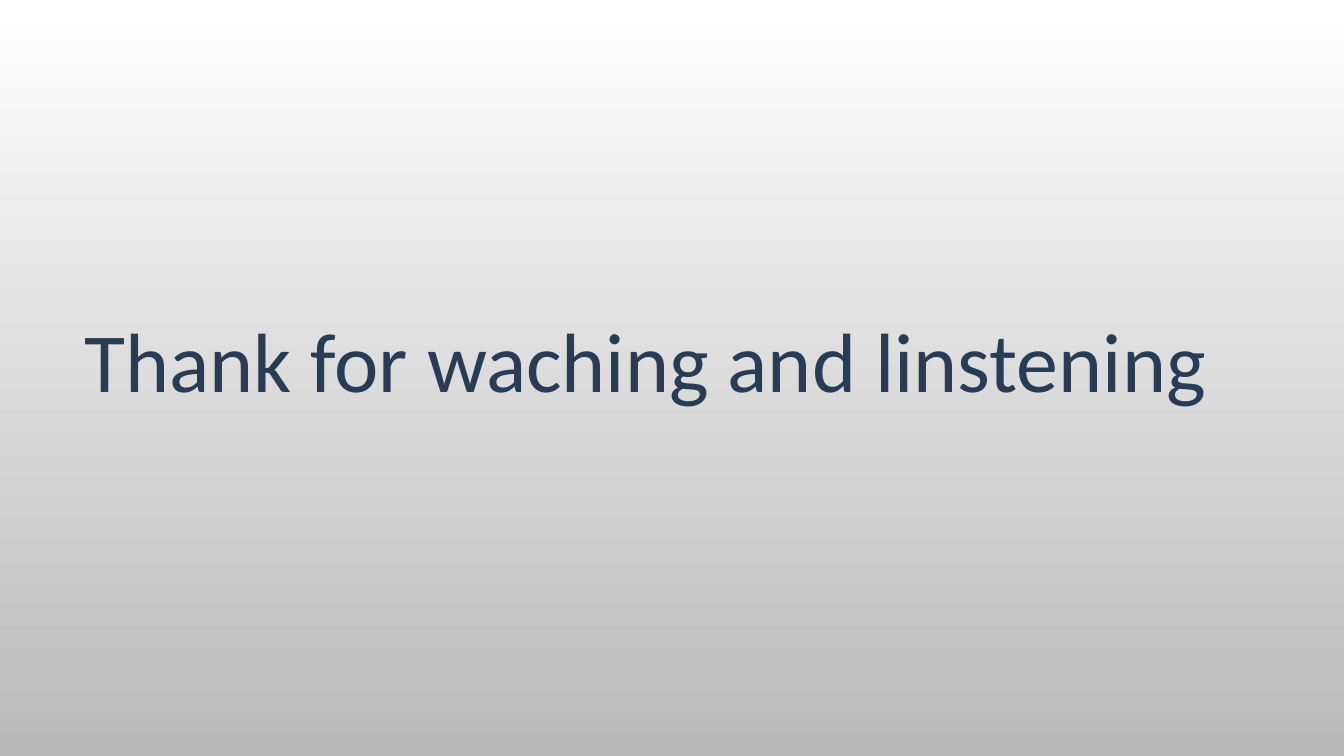
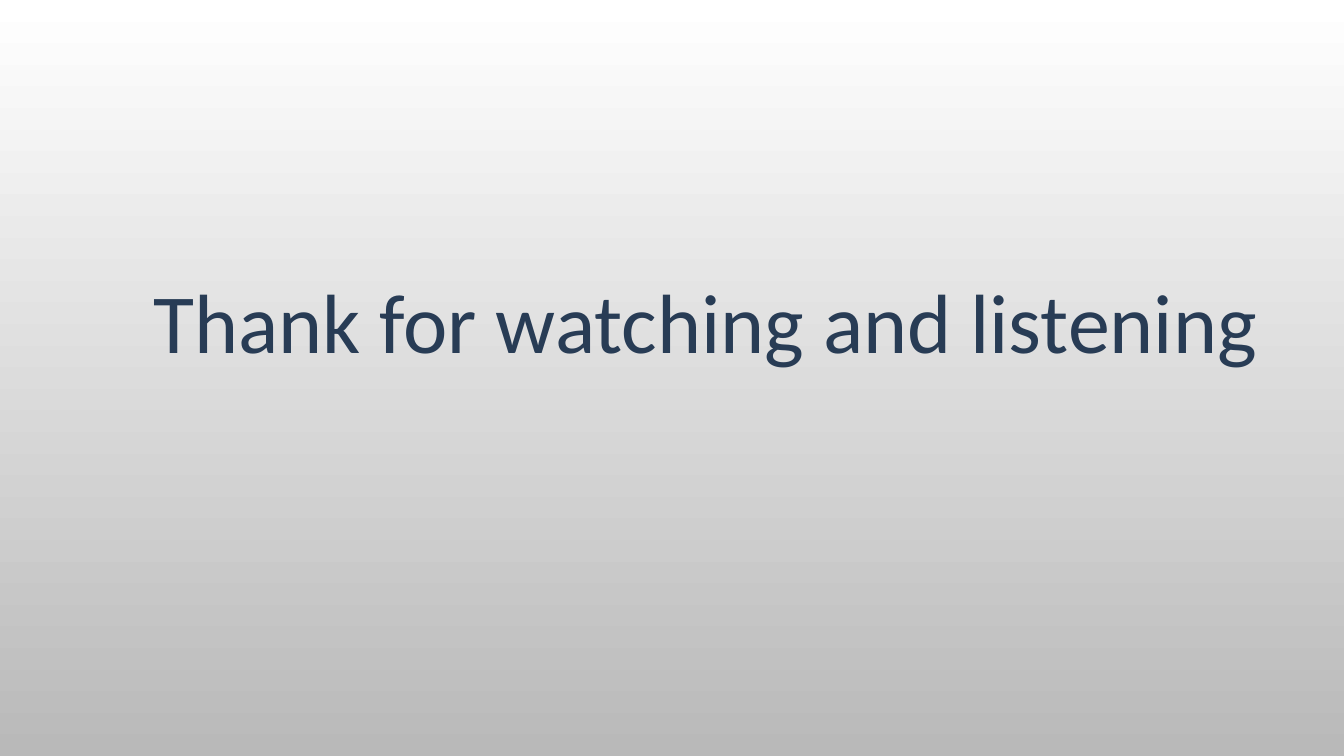
Before and after one commit to duynb9596/LanChat, a slide deck: slide 12 of Documents/Slide thuyết trình.pptx. Drawn at 1344x756 pixels with LibreOffice and Linux fonts; fonts in the diff are those of the drawing; background and template pictures are left out. Boxes give left, top, right and bottom in pixels: in the first picture for what was removed or moved away, otherwise in the second. Text is boxed around its words. In the diff, an @@ line names an element or a change of style, - is before the commit and + after.

Commit message:
Update

```diff
--- a/Documents/Slide thuyết trình.pptx
+++ b/Documents/Slide thuyết trình.pptx
@@ text at bbox=[153, 294, 1256, 368]: text changed @@
-Thank for waching and linstening
+Thank for watching and listening
```
Also in this commit, not shown: 6 other slides changed.
